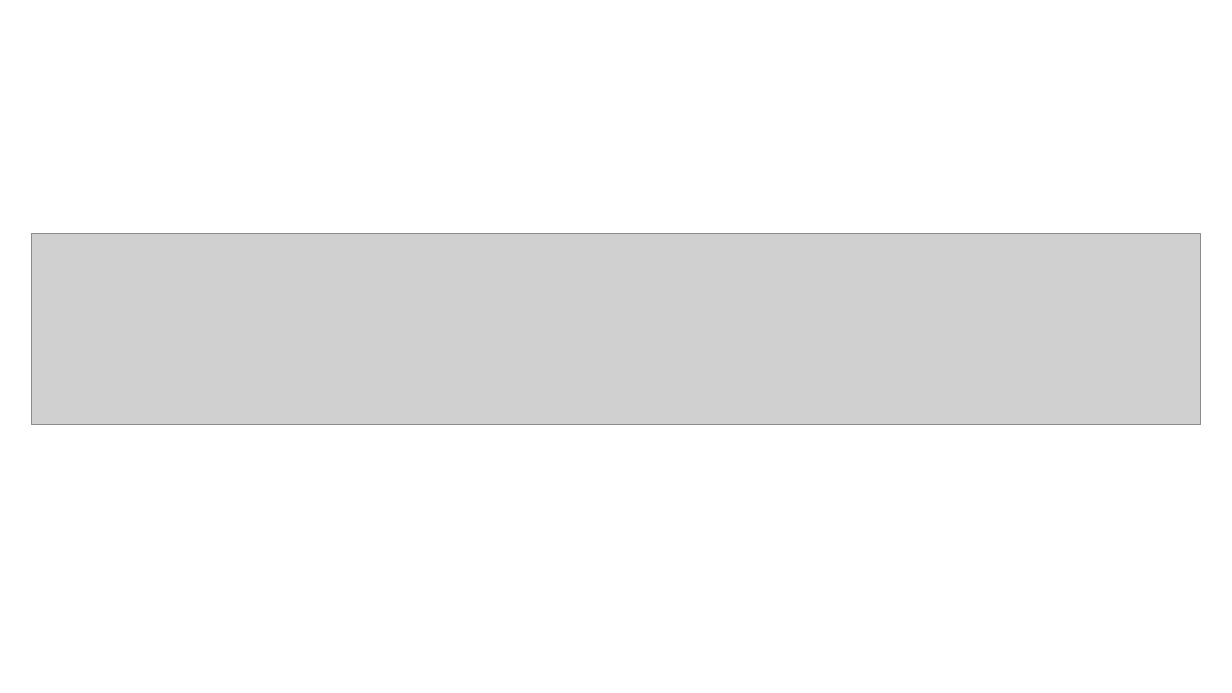
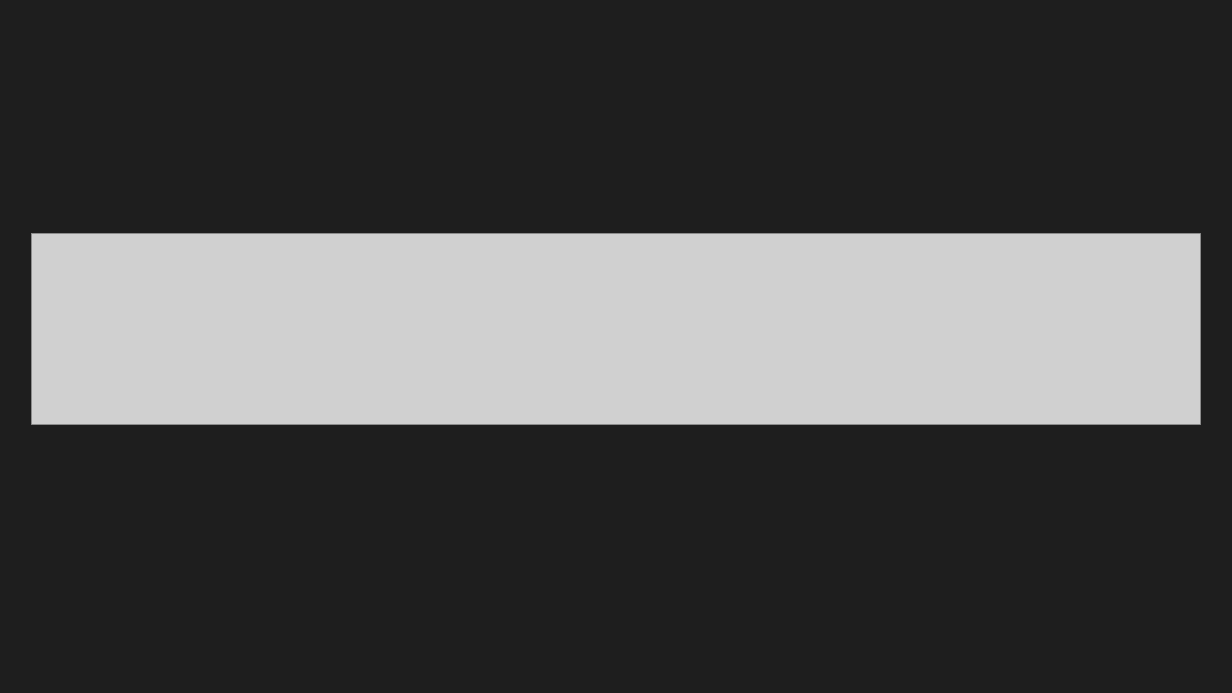
Before and after one commit to hmezer/SDG8-Project, a slide deck: slide 2 of Presentation.pptx (slide 1 before the commit). Drawn at 1232x693 pixels with LibreOffice and Linux fonts; fonts in the diff are those of the drawing; grey boxes stand for pictures. Boxes give left, top, right and bottom in pixels: in the first picture for what was removed or moved away, otherwise in the second. Text is boxed around its words. In the diff, an @@ line names an element or a change of style, - is before the commit and + after.

```diff
--- a/Presentation.pptx
+++ b/Presentation.pptx
@@ background #FFFFFF to #1E1E1E @@
```
Also in this commit, not shown: 3 slides added.
